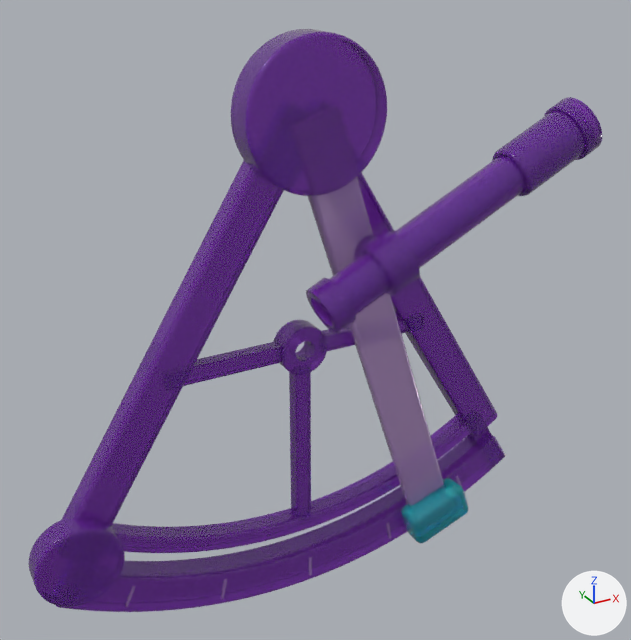
A saved change to the glTF model deploycli/awsicons/models/aws/api-gateway-route.glb.
The view is the same before and after, from a camera (50 mm lens) standing at (-2.2, -4.17, 2.27) and looking at (0.02, -0.14, 0.25). Arrows for +X, +Y and +Z are at lower right; the lights stay in place. The picture after the commit comes second.

In view in the first picture: 'Cyan packet slider', 'Diagonal telescope barrel', 'Eyepiece rim', 'Frosted index arm', 'Graduated outer arc', 'Index arm mounting boss', 'Left T brace', 'Lower T brace', 'Objective rim', 'Objective sleeve', 'Pierced brace eye', 'Port frame leg', 'Right T brace', 'Right scale end', 'Round apex pivot', 'Round port scale cap', 'Scale graduation 1', 'Scale graduation 2', 'Scale graduation 3', 'Scale graduation 4', 'Scale graduation 5', 'Split scale inner rail', 'Starboard frame leg', 'Telescope mounting collar'.
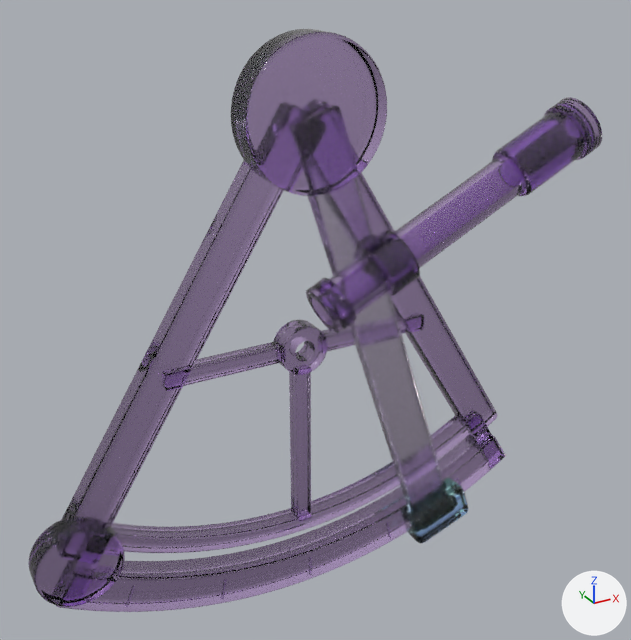
Where the change shows, as pixel boxes [x1, y1, x2, y2] in the pictures (631 x 640 px):
'Round apex pivot', recoloured, surface changed: [231, 29, 387, 196] in both
'Port frame leg', recoloured, surface changed: [61, 160, 284, 527] in both
'Graduated outer arc', recoloured, surface changed: [56, 434, 505, 612] in both
'Frosted index arm', surface changed: [308, 177, 444, 505] in both
'Split scale inner rail', recoloured, surface changed: [111, 416, 473, 553] in both
'Diagonal telescope barrel', recoloured, surface changed: [330, 156, 526, 315] in both
'Starboard frame leg', recoloured, surface changed: [357, 172, 498, 436] in both
'Round port scale cap', recoloured, surface changed: [29, 517, 125, 607] in both
'Objective sleeve', recoloured, surface changed: [492, 111, 585, 196] in both
'Lower T brace', recoloured, surface changed: [289, 372, 311, 517] in both
'Cyan packet slider', recoloured, surface changed: [401, 478, 468, 543] in both
'Pierced brace eye', recoloured, surface changed: [273, 320, 328, 375] in both
'Left T brace', recoloured, surface changed: [183, 342, 282, 386] in both
'Telescope mounting collar', recoloured, surface changed: [359, 230, 420, 296] in both
'Eyepiece rim', recoloured, surface changed: [306, 278, 356, 334] in both
'Objective rim', recoloured, surface changed: [544, 97, 602, 160] in both
'Right T brace', recoloured, surface changed: [322, 316, 410, 351] in both
'Index arm mounting boss', recoloured, surface changed: [354, 234, 378, 260] in both
'Right scale end', recoloured, surface changed: [468, 427, 491, 444] in both
'Scale graduation 1', surface changed: [125, 586, 135, 607] in both
'Scale graduation 2', surface changed: [221, 579, 227, 599] in both
'Scale graduation 3', surface changed: [309, 557, 312, 575] in both
'Scale graduation 4', surface changed: [386, 522, 391, 539] in both
'Scale graduation 5', surface changed: [456, 476, 462, 487] in both

Patch to the scene script:
```diff
--- a/deploycli/awsicons/models/aws/api-gateway-route.glb.py
+++ b/deploycli/awsicons/models/aws/api-gateway-route.glb.py
@@ mat_polished_violet_glass @@
 mat_polished_violet_glass = principled_material('Polished violet glass')
-mat_polished_violet_glass.base_color = (0.31, 0.048, 0.68)  # purple #973ed7
+mat_polished_violet_glass.base_color = (0.77, 0.56, 0.98)  # purple #e3c5fd
 mat_polished_violet_glass.roughness = 0.12
 mat_polished_violet_glass.ior = 1.47
-mat_polished_violet_glass.transmission_weight = 0.7
+mat_polished_violet_glass.transmission_weight = 1.0
 mat_polished_violet_glass.coat_weight = 0.4
@@ mat_frosted_lavender_glass @@
 mat_frosted_lavender_glass.ior = 1.47
-mat_frosted_lavender_glass.transmission_weight = 0.61
+mat_frosted_lavender_glass.transmission_weight = 1.0
 mat_frosted_lavender_glass.coat_weight = 0.4
@@ mat_cyan_packet_glass @@
 mat_cyan_packet_glass = principled_material('Cyan packet glass')
-mat_cyan_packet_glass.base_color = (0.025, 0.83, 0.92)  # cyan #2cebf6
+mat_cyan_packet_glass.base_color = (0.45, 0.96, 0.99)  # cyan #b3fafe
 mat_cyan_packet_glass.roughness = 0.105
 mat_cyan_packet_glass.ior = 1.47
-mat_cyan_packet_glass.transmission_weight = 0.73
+mat_cyan_packet_glass.transmission_weight = 1.0
 mat_cyan_packet_glass.coat_weight = 0.4
```
